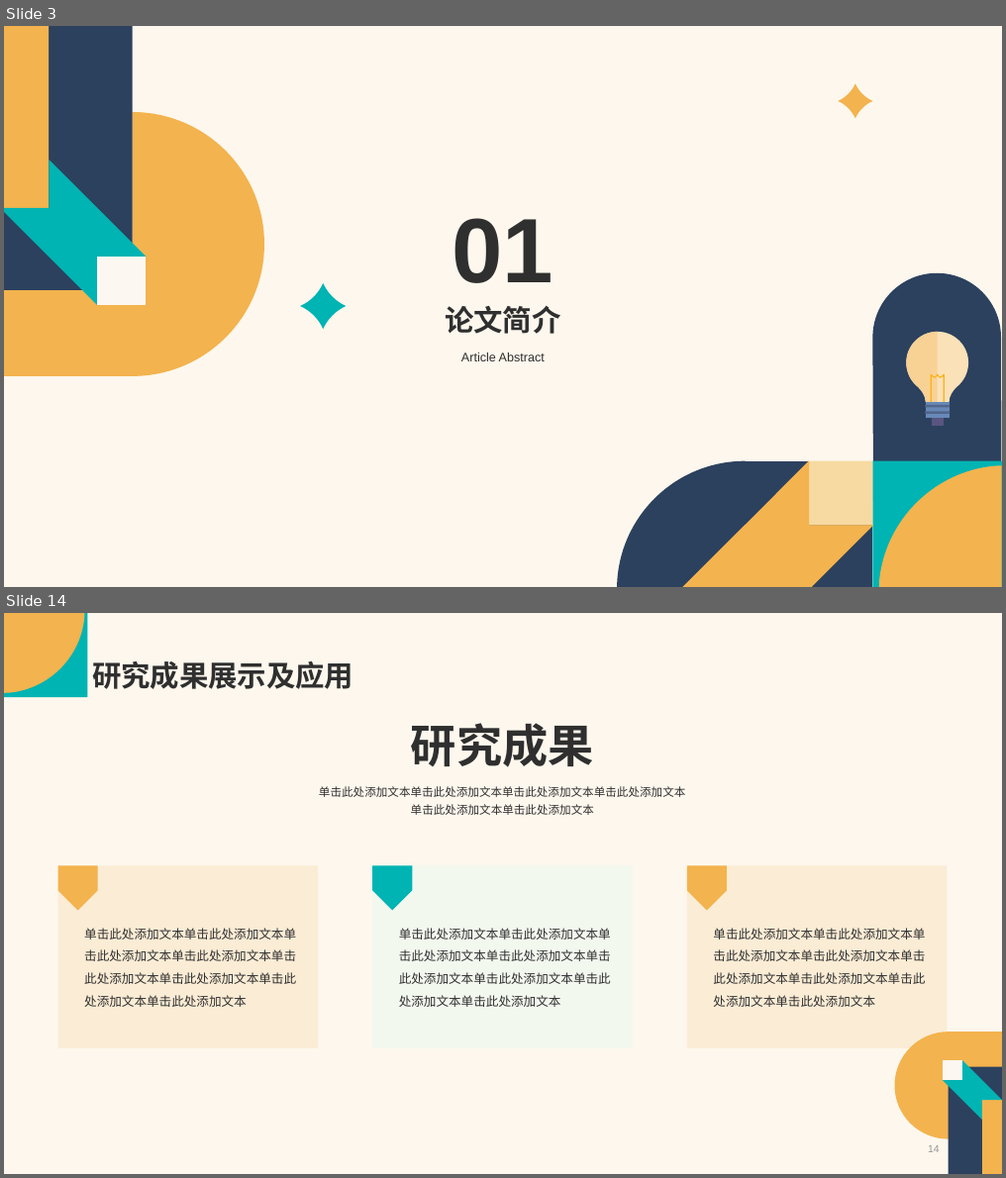
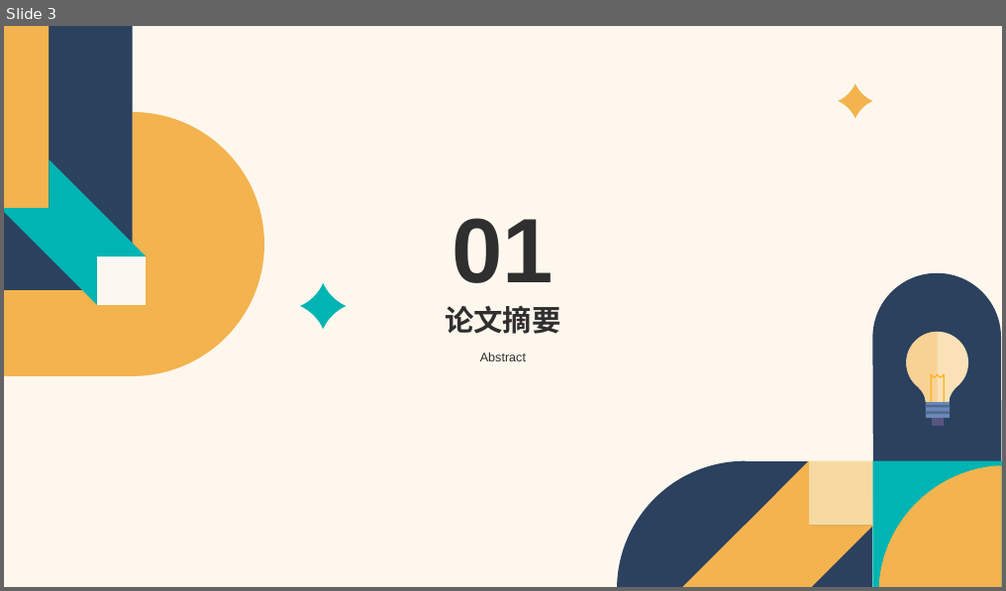
Before and after one commit to Vaelubo/Research, a slide deck: SSCI文章汇报.pptx. Shown one above the other, each under a label of ours: slides 3 and 14 before the commit, slide 3 after it; the slides between them are not shown. The pictures are 1006x1178 and 1006x591 pixels, drawn with LibreOffice and Linux fonts; fonts in the diff are those of the drawing. Boxes give left, top, right and bottom in pixels: in the first picture for what was removed or moved away, otherwise in the second. Text is boxed around its words. In the diff, an @@ line names an element or a change of style, - is before the commit and + after.

```diff
--- a/SSCI文章汇报.pptx
+++ b/SSCI文章汇报.pptx
@@ slide 14 removed at (4, 613, 1002, 1174), background #FDF0DC at 50% opacity @@
@@ rectangle removed at (4, 613, 88, 697) @@
@@ freeform shape removed at (4, 613, 84, 693) @@
@@ title removed at (92, 661, 353, 689) @@
-研究成果展示及应用
@@ text removed at (411, 723, 594, 767) @@
-研究成果
@@ text removed at (319, 786, 685, 815) @@
-单击此处添加文本单击此处添加文本单击此处添加文本单击此处添加文本
-单击此处添加文本单击此处添加文本
@@ group removed at (57, 866, 946, 1049): 3 rounded rectangles, 3 freeform shapes @@
-单击此处添加文本单击此处添加文本单击此处添加文本单击此处添加文本单击此处添加文本单击此处添加文本单击此处添加文本单击此处添加文本
-单击此处添加文本单击此处添加文本单击此处添加文本单击此处添加文本单击此处添加文本单击此处添加文本单击此处添加文本单击此处添加文本
-单击此处添加文本单击此处添加文本单击此处添加文本单击此处添加文本单击此处添加文本单击此处添加文本单击此处添加文本单击此处添加文本
@@ group removed at (895, 1032, 1002, 1174): 4 freeform shapes, 1 rectangle @@
@@ page number removed at (928, 1146, 940, 1153) @@
-14
@@ slide 3 changed as well @@
@@ title at (445, 305, 560, 334): text changed @@
-论文简介
+论文摘要
@@ text at (480, 353, 526, 362): text changed @@
-Article Abstract
+Abstract
```
Also in this commit, not shown: 6 other slides changed, 14 slides added, 13 other slides removed.
